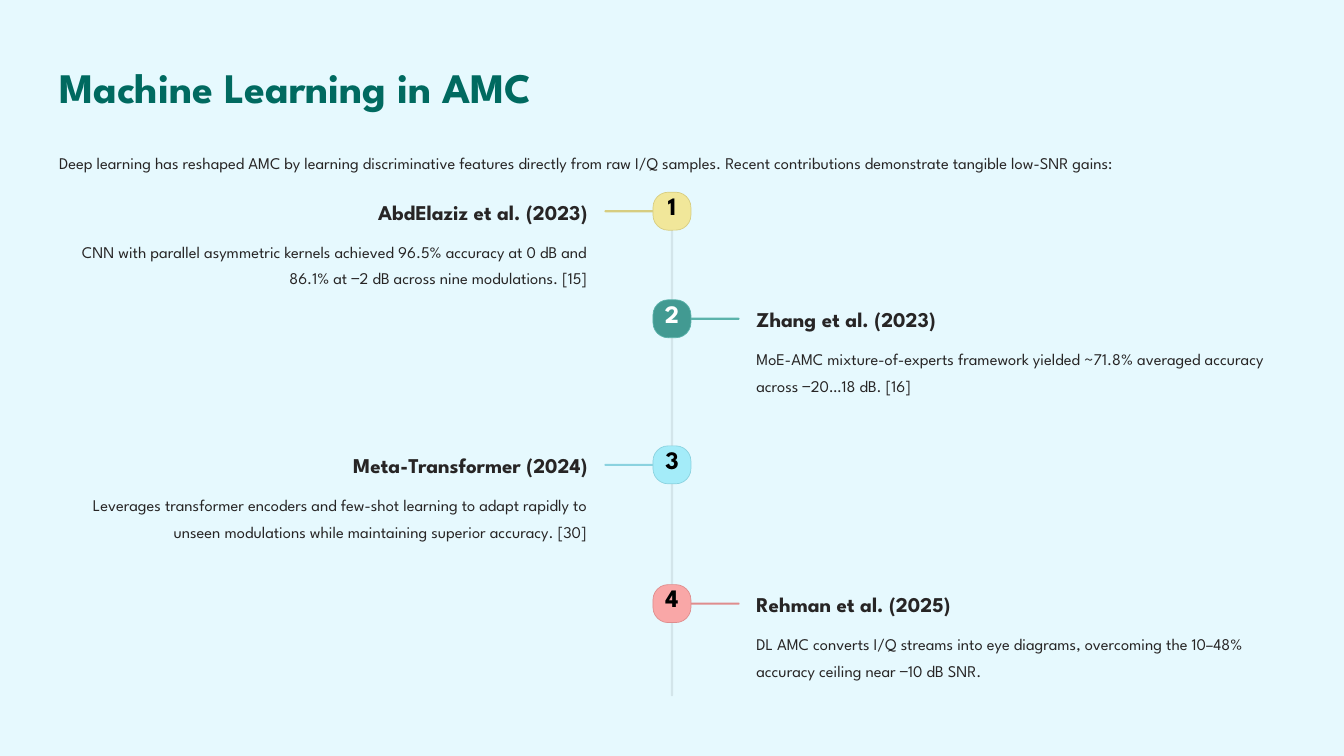
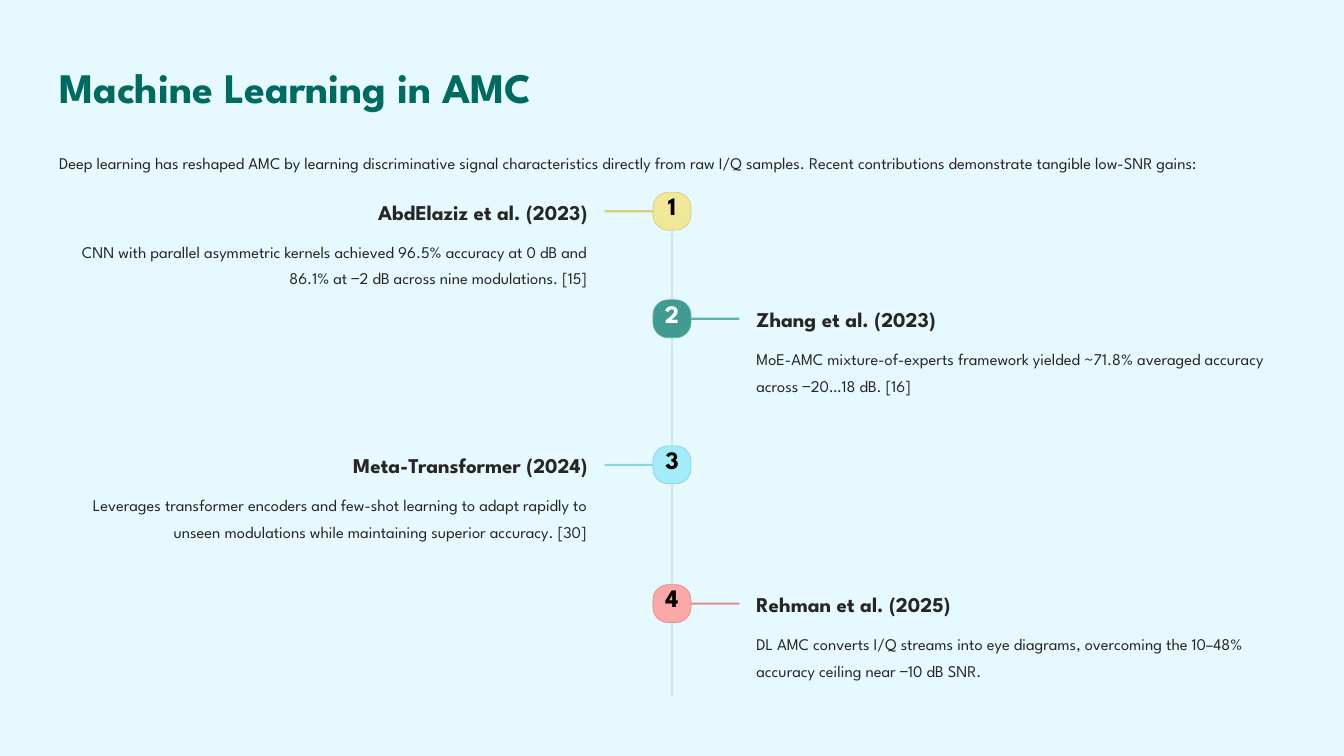
Before and after one commit to sharif-smj/Telecom-engineering-final-year-project, a slide deck: slide 14 of GSM Signal Denoising and Modulation Classification for Rural Uganda.pptx (slide 13 before the commit). Drawn at 1344x756 pixels with LibreOffice and Linux fonts; fonts in the diff are those of the drawing. Boxes give left, top, right and bottom in pixels: in the first picture for what was removed or moved away, otherwise in the second. Text is boxed around its words. In the diff, an @@ line names an element or a change of style, - is before the commit and + after.

```diff
--- a/GSM Signal Denoising and Modulation Classification for Rural Uganda.pptx
+++ b/GSM Signal Denoising and Modulation Classification for Rural Uganda.pptx
@@ text at <box>59,157,1196,173</box>: text changed @@
-Deep learning has reshaped AMC by learning discriminative features directly from raw I/Q samples. Recent contributions demonstrate tangible low-SNR gains:
+Deep learning has reshaped AMC by learning discriminative signal characteristics directly from raw I/Q samples. Recent contributions demonstrate tangible low-SNR gains:
```
Also in this commit, not shown: 14 other slides changed, 1 slide added, 2 other files.
